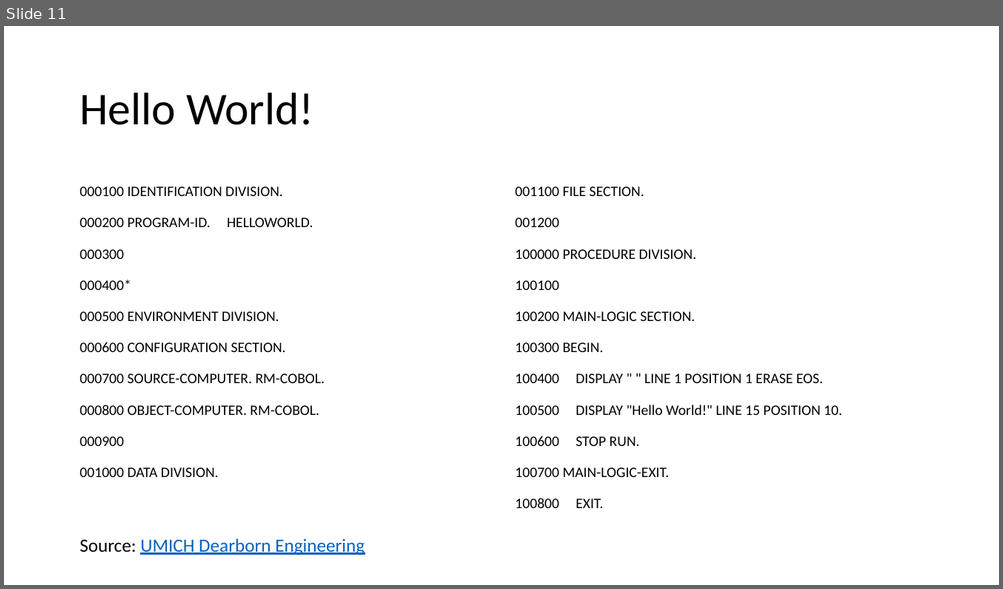
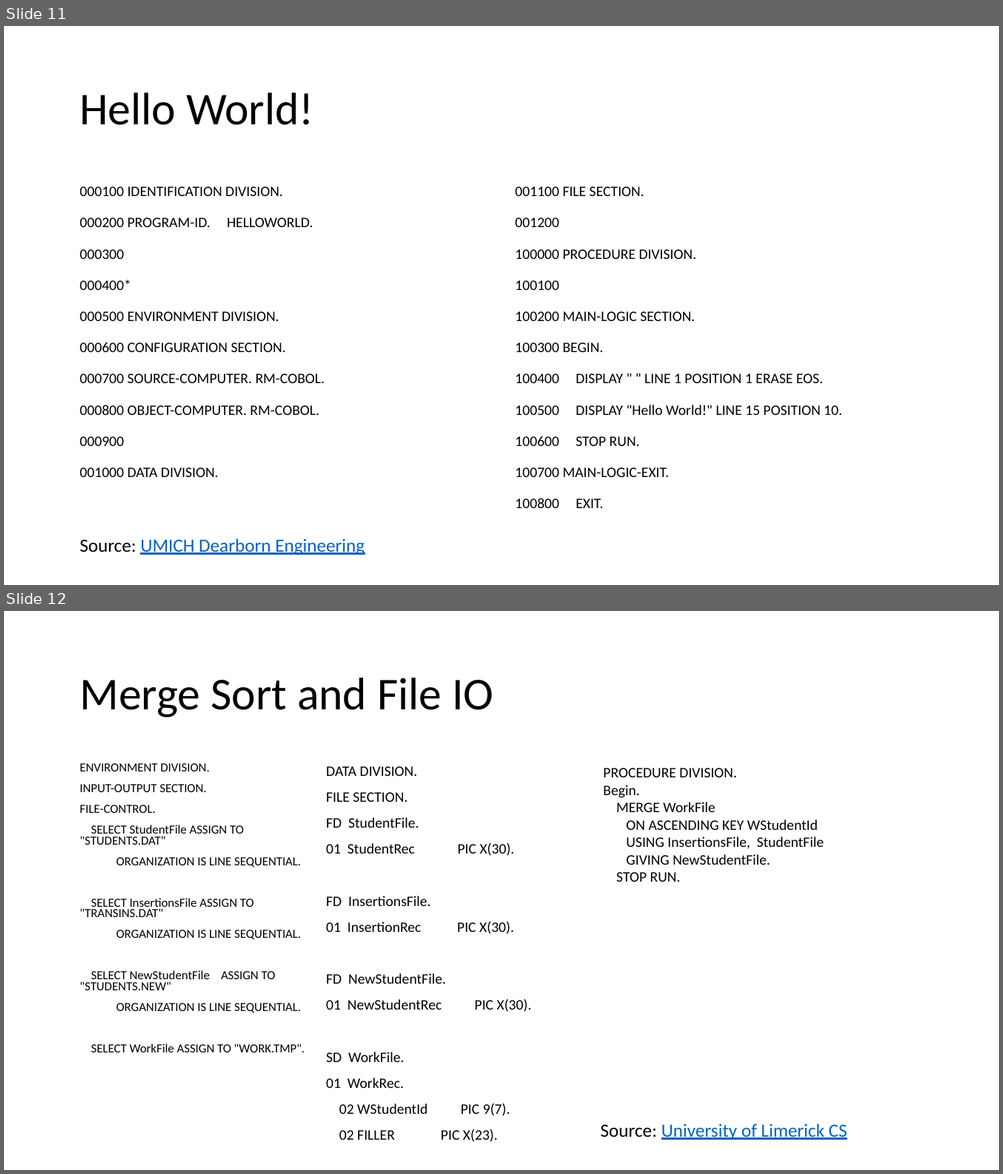
Before and after one commit to HauptJ/CS330, a slide deck: COBOL/COBOLPresentation.pptx. Shown one above the other, each under a label of ours: slide 11 before the commit, slides 11 and 12 after it. The pictures are 1003x589 and 1003x1174 pixels, drawn with LibreOffice and Linux fonts; fonts in the diff are those of the drawing. Boxes give left, top, right and bottom in pixels: in the first picture for what was removed or moved away, otherwise in the second. Text is boxed around its words. In the diff, an @@ line names an element or a change of style, - is before the commit and + after.

Commit message:
COBOL Merge SOrt and File IO

```diff
--- a/COBOL/COBOLPresentation.pptx
+++ b/COBOL/COBOLPresentation.pptx
@@ slide 12 added at (4,611,999,1170), background #FFFFFF @@
@@ title added at (79,678,493,718), 44 pt, text #000000 @@
+Merge Sort and File IO
@@ text added at (79,763,305,1053), 12 pt, text #000000 @@
+ENVIRONMENT DIVISION.
+INPUT-OUTPUT SECTION.
+FILE-CONTROL.
+SELECT StudentFile ASSIGN TO "STUDENTS.DAT"
+ORGANIZATION IS LINE SEQUENTIAL.
+SELECT InsertionsFile ASSIGN TO "TRANSINS.DAT"
+ORGANIZATION IS LINE SEQUENTIAL.
+SELECT NewStudentFile ASSIGN TO "STUDENTS.NEW"
+ORGANIZATION IS LINE SEQUENTIAL.
+SELECT WorkFile ASSIGN TO "WORK.TMP".
@@ text added at (326,766,532,1142), 14 pt, text #000000 @@
+DATA DIVISION.
+FILE SECTION.
+FD StudentFile.
+01 StudentRec PIC X(30).
+FD InsertionsFile.
+01 InsertionRec PIC X(30).
+FD NewStudentFile.
+01 NewStudentRec PIC X(30).
+SD WorkFile.
+01 WorkRec.
+02 WStudentId PIC 9(7).
+02 FILLER PIC X(23).
@@ text added at (603,768,823,882), 14 pt, text #000000 @@
+PROCEDURE DIVISION.
+Begin.
+MERGE WorkFile
+ON ASCENDING KEY WStudentId
+USING InsertionsFile, StudentFile
+GIVING NewStudentFile.
+STOP RUN.
@@ text added at (600,1124,847,1140), 18 pt, text #0563C1, underline @@
+Source: University of Limerick CS
```
